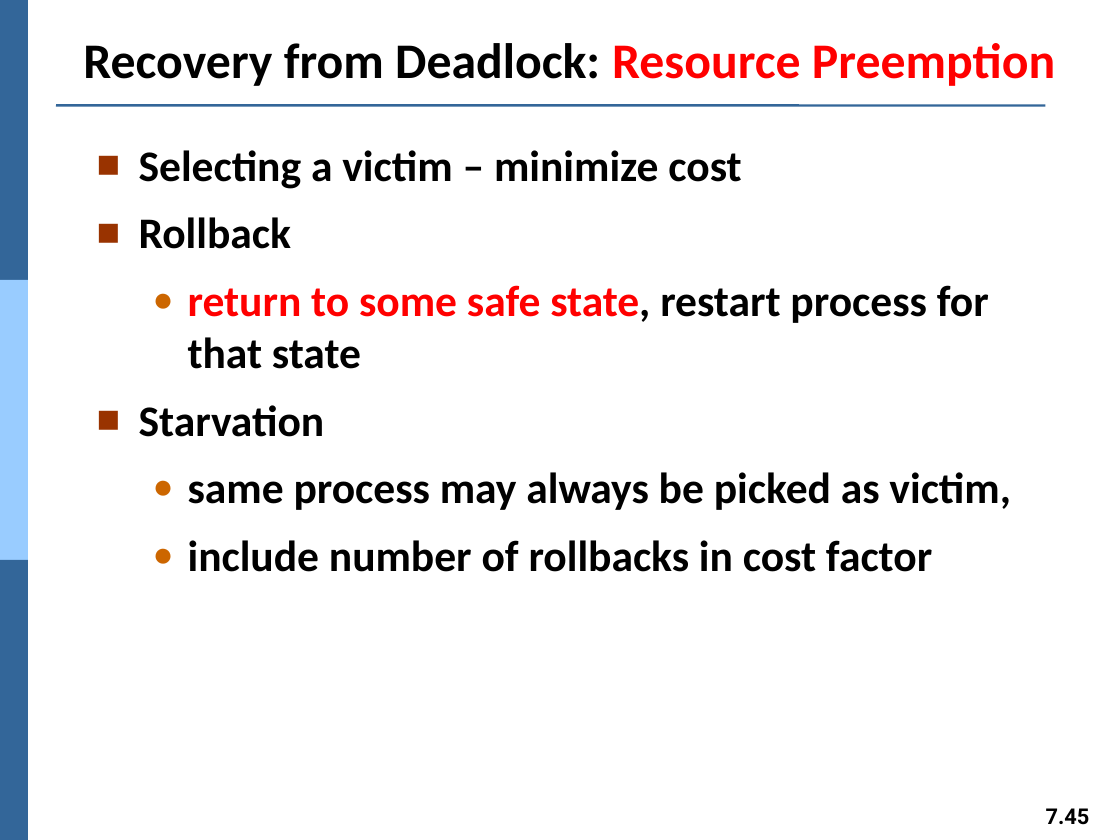
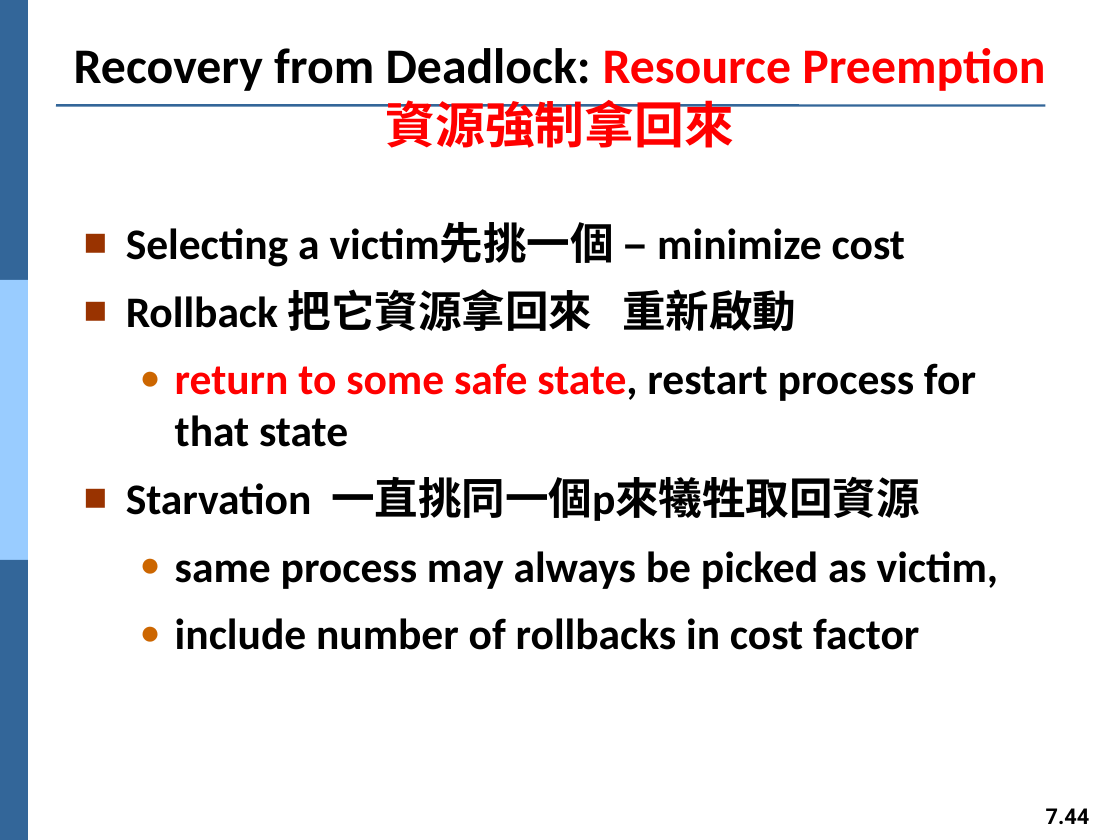
Before and after one commit to Yang09701194/OS_Learning, a slide deck: slide 44 of ch07.pptx (slide 45 before the commit). Drawn at 1120x840 pixels with LibreOffice and Linux fonts; fonts in the diff are those of the drawing. Boxes give left, top, right and bottom in pixels: in the first picture for what was removed or moved away, otherwise in the second. Text is boxed around its words. In the diff, an @@ line names an element or a change of style, - is before the commit and + after.

```diff
--- a/ch07.pptx
+++ b/ch07.pptx
@@ title at (74,48,1045,148): text changed; text colour #000000 to #FF0000 @@
-Recovery from Deadlock: Resource Preemption
+Recovery from Deadlock: Resource Preemption
+資源強制拿回來
@@ text "Selecting a victim先挑一個 – minimize ...": place and size @@
-text "Selecting a victim先挑一個 – minimize ..." at (139,150,1011,572)
+text "Selecting a victim先挑一個 – minimize ..." at (126,223,999,650)
@@ text at (126,223,905,331): text changed @@
-■ Selecting a victim – minimize cost
-■ Rollback
+■ Selecting a victim先挑一個 – minimize cost
+■ Rollback 把它資源拿回來 重新啟動
@@ text at (126,476,920,521): text changed @@
-■ Starvation
+■ Starvation 一直挑同一個p來犧牲取回資源
@@ page number at (1046,808,1090,824): text changed @@
-7.45
+7.44
```
Also in this commit, not shown: 7 other slides changed, 1 slide removed.
